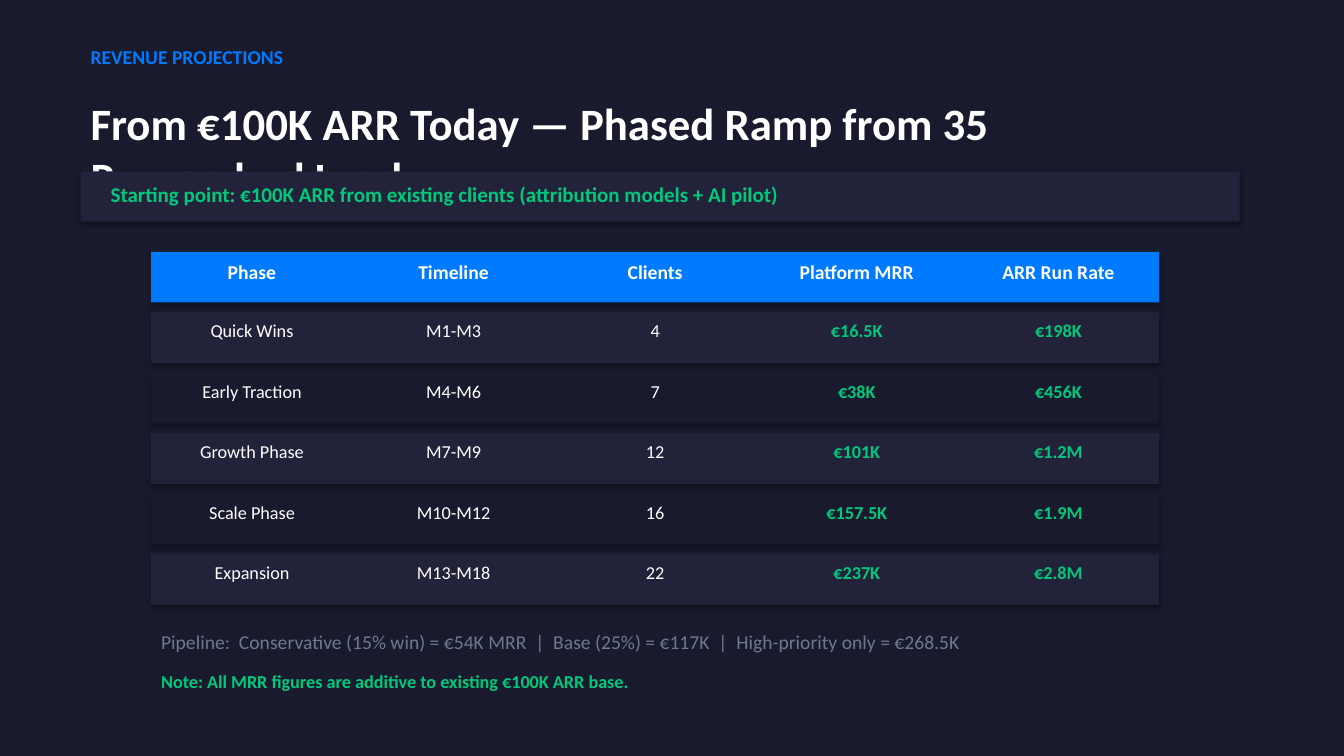
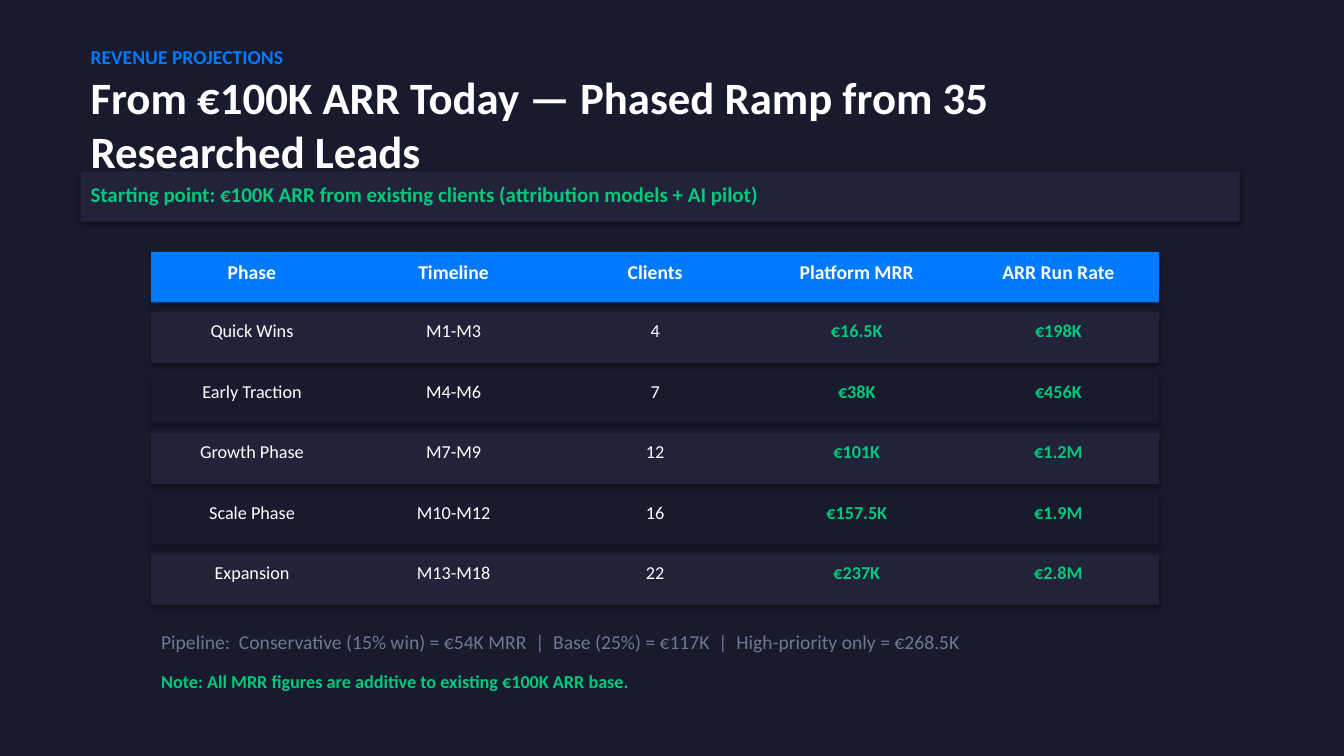
Before and after one commit to kostaspaps/NG, a slide deck: slide 11 of Lupe_Investor_Deck.pptx. Drawn at 1344x756 pixels with LibreOffice and Linux fonts; fonts in the diff are those of the drawing. Boxes give left, top, right and bottom in pixels: in the first picture for what was removed or moved away, otherwise in the second. Text is boxed around its words. In the diff, an @@ line names an element or a change of style, - is before the commit and + after.

```diff
--- a/Lupe_Investor_Deck.pptx
+++ b/Lupe_Investor_Deck.pptx
@@ text "From €100K ARR Today — ..." rewrapped from [91, 108, 988, 206] to [91, 82, 988, 169] @@
@@ text "Starting point: €100K ARR from ...": place and size @@
-text "Starting point: €100K ARR from ..." at [111, 186, 778, 206]
+text "Starting point: €100K ARR from ..." at [91, 186, 758, 206]
```
Also in this commit, not shown: 4 other slides changed, 1 slide added, 1 slide removed, 1 other file.
